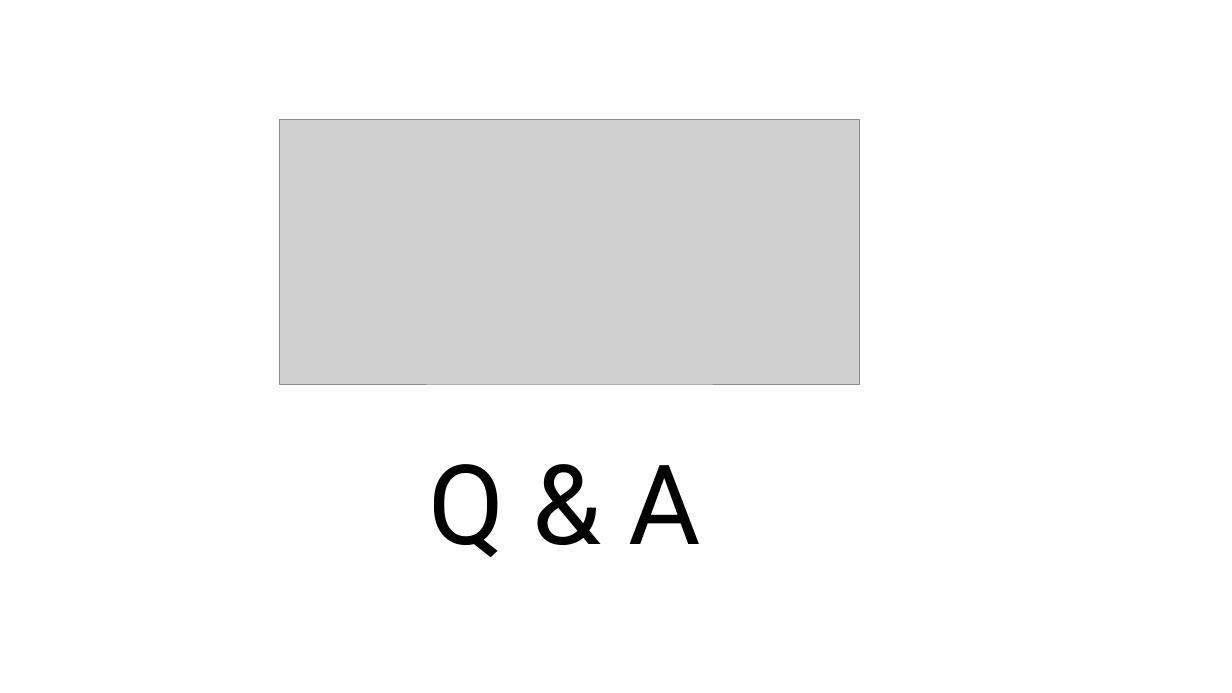
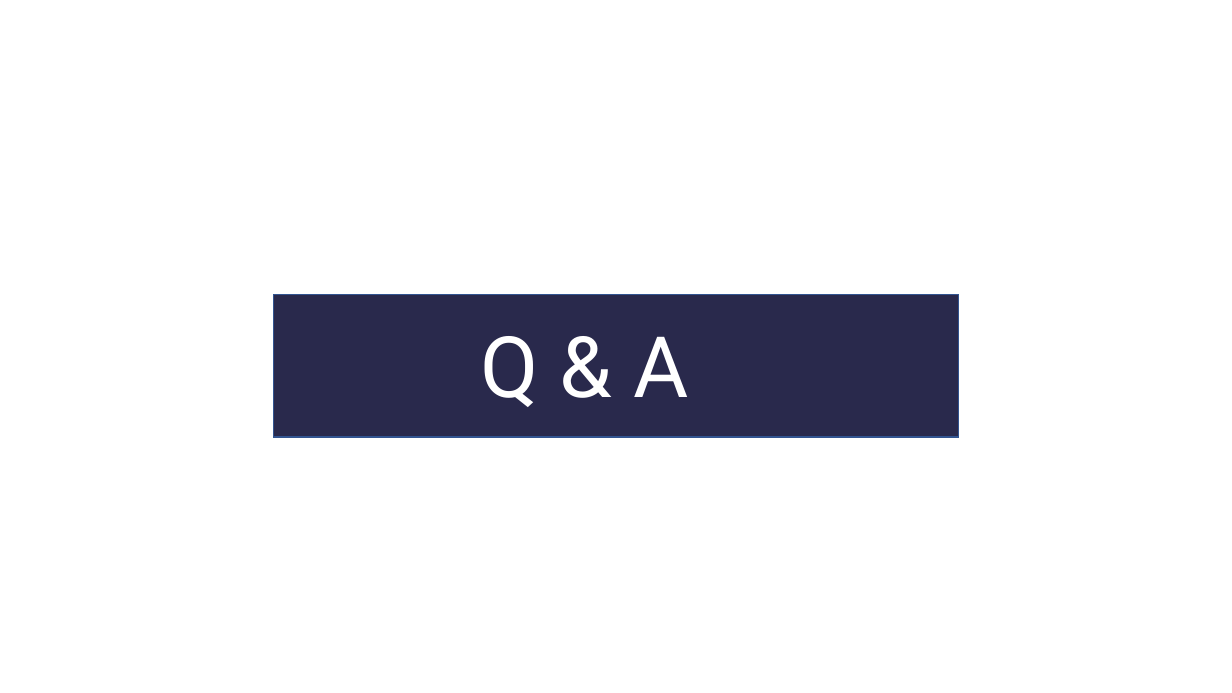
Before and after one commit to chenshih881001/Missouri, a slide deck: slide 15 of Missouri PPT.pptx. Drawn at 1232x693 pixels with LibreOffice and Linux fonts; fonts in the diff are those of the drawing; grey boxes stand for pictures. Boxes give left, top, right and bottom in pixels: in the first picture for what was removed or moved away, otherwise in the second. Text is boxed around its words. In the diff, an @@ line names an element or a change of style, - is before the commit and + after.

```diff
--- a/Missouri PPT.pptx
+++ b/Missouri PPT.pptx
@@ picture removed at [280,119,860,384] @@
@@ rectangle added at [274,295,959,437], fill #29294C, outline #325491 1 pt @@
@@ title "Q & A": place and size @@
-title "Q & A" at [429,464,701,557]
+title "Q & A" at [480,336,688,407]
@@ title "Q & A" at [480,336,688,407]: size 86.4 to 66 pt, text colour #000000 to #FFFFFF @@
```
Also in this commit, not shown: 5 other slides changed, 1 slide added, 1 slide removed, 1 other file.
